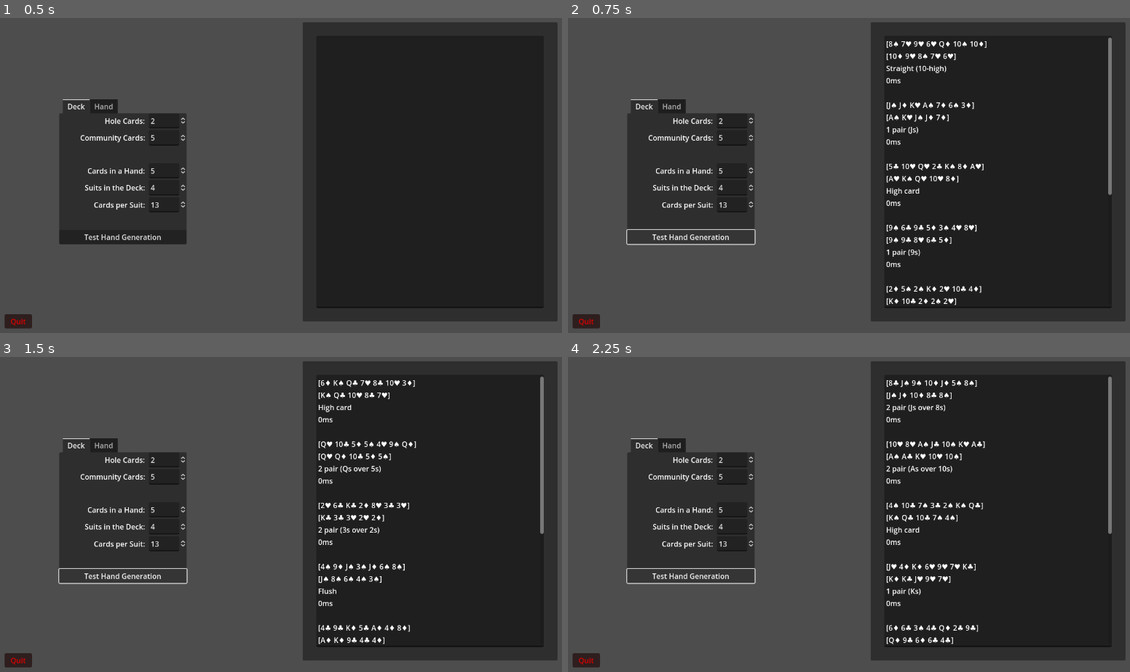
Above: before the commit, frames 1-4 (two rows, left to right).
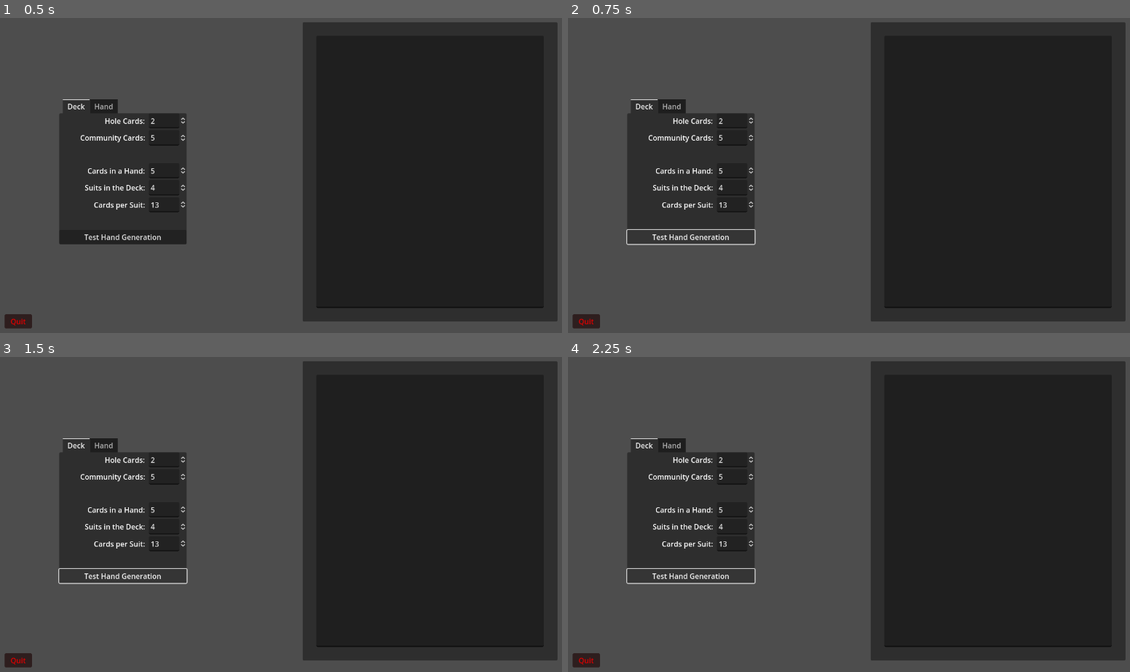
Above: after the commit, the same moments.

Repository: rwilson02/Poker-Party
Game: Godot game, scene res://scenes/debug/test_hands.tscn
Same seed, same stepped clock (60 frames per second), same inputs: the game is played once before the commit and once after it. This scene is started directly instead of the project's main scene.
Inputs:
- Up to frame 1 (0.5 s): no input
- Up to frame 2 (0.75 s): click "Test Hand Generation" at 0.5 s
- Up to frame 3 (1.5 s): click "Test Hand Generation" at 1.25 s
- Up to frame 4 (2.25 s): click "Test Hand Generation" at 2 s

Frame 1 is identical in both runs. In frame 2, 2.0% of the frame differs, in the area x 56-97%, y 6-92%; in frame 3, 2.0%; in frame 4, 2.1%.
Error after the commit: Parse Error: Too many arguments for "get_best_hand()" call. Expected at most 1 but received 2. (res://scripts/debug/hand_generation.gd:32)

Commit message:
misc changes

Diff:
--- a/scripts/hand.gd
+++ b/scripts/hand.gd
@@ -155,9 +155,9 @@
 	else:
 		return a.cards.map(Rules.get_value) > b.cards.map(Rules.get_value)
 
-static func get_best_hand(given_cards: Array, hand_size: int):
+static func get_best_hand(given_cards: Array):
 	var best_hand: Hand = Hand.new([])
-	var possible_hands = get_combinations(given_cards, hand_size)
+	var possible_hands = get_combinations(given_cards, Rules.RULES["CARDS_PER_HAND"])
 
 	for hand in possible_hands:
 		var new_hand = Hand.new(hand)
--- a/scripts/netgame.gd
+++ b/scripts/netgame.gd
@@ -51,9 +51,6 @@
 	player_connected.emit(1, player_info)
 	test_player_conditions.emit(1)
 
-func remove_multiplayer_peer():
-	multiplayer.multiplayer_peer = null
-
 func _on_player_connected(id):
 	_register_player.rpc_id(id, player_info)
 
@@ -75,10 +72,10 @@
 	player_connected.emit(peer_id, player_info)
 
 func _on_connected_fail():
-	remove_multiplayer_peer()
+	multiplayer.multiplayer_peer = null
 
 func _on_server_disconnected():
-	remove_multiplayer_peer()
+	multiplayer.multiplayer_peer = null
 	server_disconnected.emit()
 
 func me():
